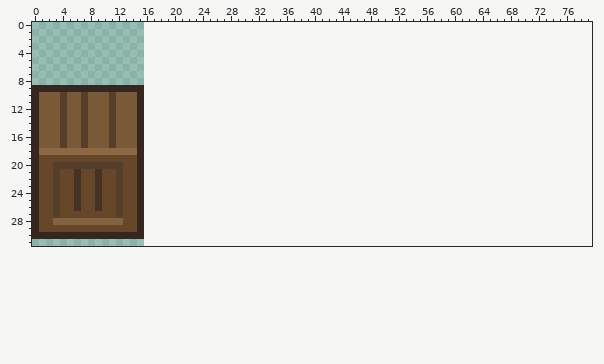
Sprite sheet -- assets/sprites/entities.png. Above, as it was before the edit.
The file is 16x32 pixels. Colours within 5 levels of each other are drawn and written as one. The old version is drawn lined up with the new one, on the new canvas.
The same view after the edit:
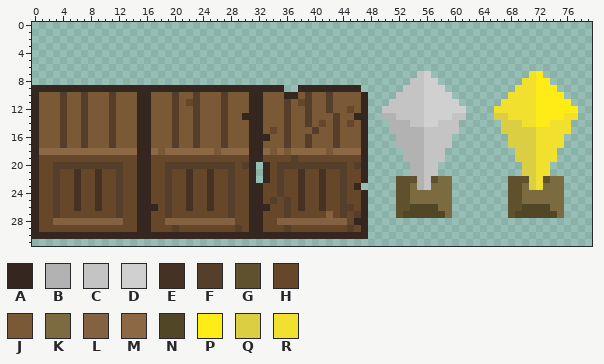
Palette (. is transparent): A #35271f  B #b2b2b2  C #c4c4c4  D #d0d0d0  E #453224  F #563f2a  G #60512e  H #664729  J #7a5937  K #7c6a40  L #846141  M #8d6845  N #514727  P #ffec17  Q #dbce43  R #f1e12e
Edits made:
canvas 16x32 -> 80x32
Changed rows in their new state; - is an unchanged pixel.
first column x 16:
 7 ---------------------------------------CD--------------RP-----
 8 --------------------------------------CCDD------------RRPP----
 9 AAAAAAAAAAAAAAAAAAAA--AAAAAAAAA------CCCDDD----------RRRPPP---
10 AJJJFJJFJJJFJJJAAJJJAAJFJJFJJJJA----CCCCDDDD--------RRRRPPPP--
11 AJJJFJHFJJJFJJJAAJJJFJHFJJFJJJJA---CCCCCDDDDD------RRRRRPPPPP-
12 AJJJFJJFJJJFJJJAAJJJFJJFJJFJJHJA--CCCCCCDDDDDD----RRRRRRPPPPPP
13 AJJJFJJFJJJFJJAAAJJJFJJFJJJFJJAA--BBCCCCDDDDCC----QQRRRRPPPPRR
14 AJJJFJJFJJJFJJJAAJJJFJJFJHJFJHJA---BBBCCDDCCC------QQQRRPPRRR-
15 AJJJFJJFJJJFJJJAAJHJFJJJFJJFJJJA---BBBBBCCCCC------QQQQQRRRRR-
16 AJJJFJJFJJJFJJJAAAJJFJJFJJJFJJJA----BBBBCCCC--------QQQQRRRR--
17 AJJJFJJFJJJFJJJAAJJJFJJFJJJFJJJA----BBBBCCCC--------QQQQRRRR--
18 AMJMMMMMMMJMMMMAAMJMJMMMMMJMMMMA-----BBBCCC----------QQQRRR---
19 AHHHHHHHHHHHHHHAAHHHHFHHHHHHHHHA-----BBBCCC----------QQQRRR---
20 AHHFFFFFFFFFFHFA-AHFFFFFFFFFFHFA------BBCC------------QQRR----
21 AHHFHHEHHEHHFHHA-AHFHHEHHEHHFHHA------BBCC------------QQRR----
22 AHHFHHEHHEHHFHHA-AHFHHEHHEHHFHHA----GGGBCGKK--------GGGQRGKK--
23 AHHFHHEHHEHHFHHAAHHFHHEHHEHHFHA-----GGKBCKKK--------GGKQRKKK--
24 AHHFHHEHHEHHFHHAAHHFHHEHHEHHFHHA----GGKKKKKK--------GGKKKKKK--
25 AHHFHHEHHEHHFHHAAHFHFHEHHEHHFHHA----GGKKKKKK--------GGKKKKKK--
26 AAHFHHEHHEHHFHHAAAHHFHEHHEHHFFHA----GGNNNNKK--------GGNNNNKK--
27 AHHFHHHHHHHHFHHAAHHHFHHHHHLHFHFA----GNNNNNNK--------GNNNNNNK--
28 AHHLLLLLLLLLLHHAAHHLLLLLLLLLLHAA------------------------------
29 AHHHFHHHHHHHHFHAAHHHFHHHHHHHHFHA------------------------------
30 AAAAAAAAAAAAAAAAAAAAAAAAAAAAAAAA------------------------------
Pixel boxes of the changes (left, top, right, bottom) in both pictures:
added: (144, 71, 466, 239)
added: (494, 71, 578, 218)
